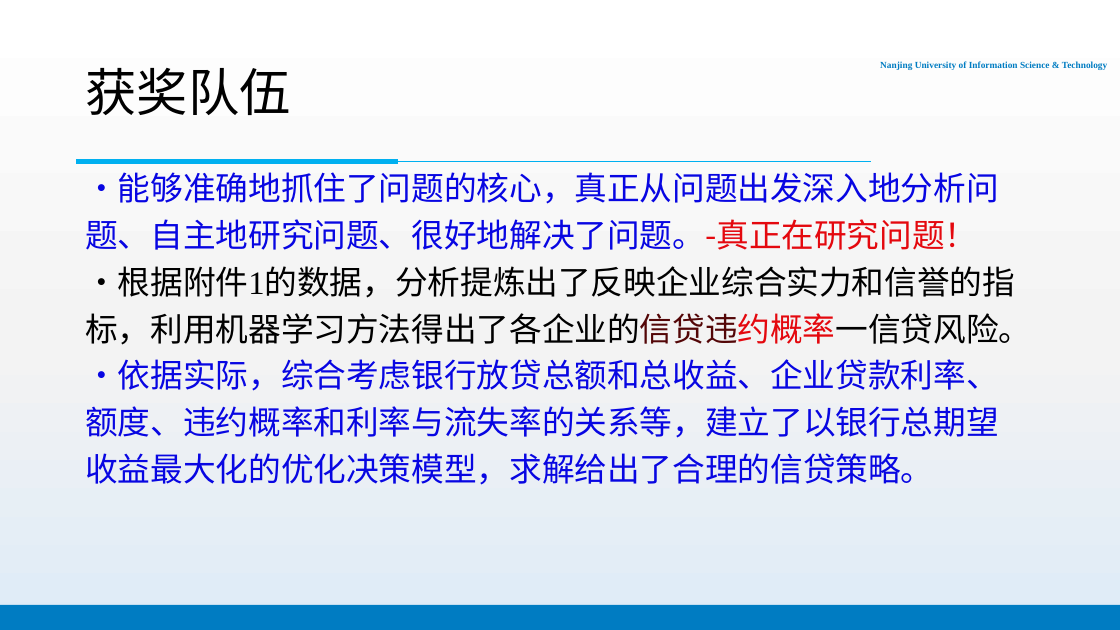
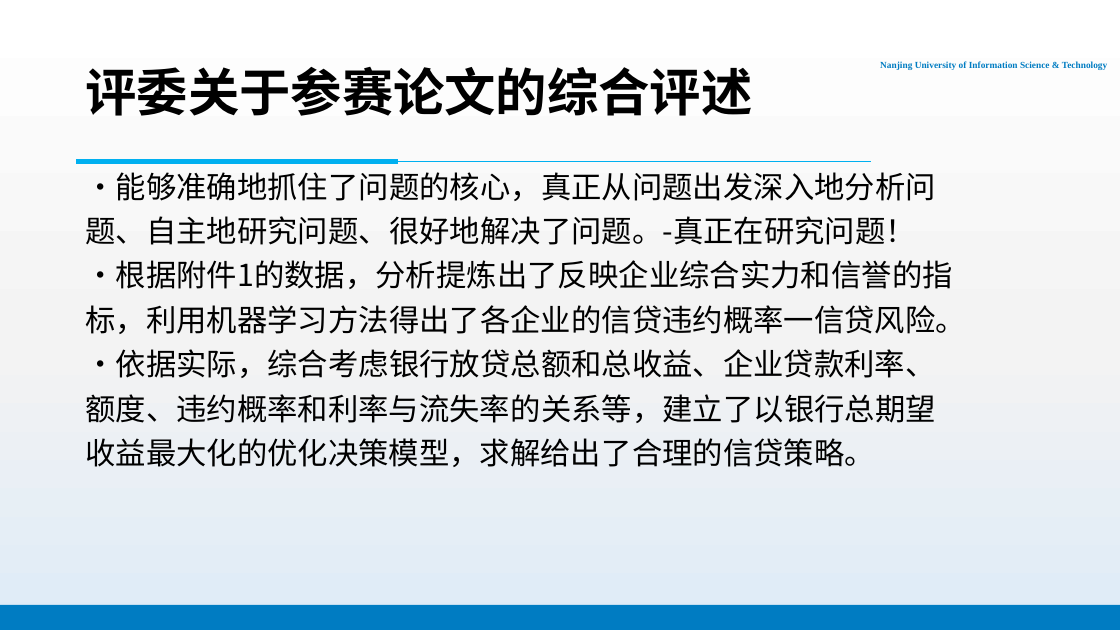
Before and after one commit to PhantomGMC/Week16-Math_model, a slide deck: slide 20 of 数模16周报告.pptx (slide 7 before the commit). Drawn at 1120x630 pixels with LibreOffice and Linux fonts; fonts in the diff are those of the drawing; background and template pictures are left out. Boxes give left, top, right and bottom in pixels: in the first picture for what was removed or moved away, otherwise in the second. Text is boxed around its words. In the diff, an @@ line names an element or a change of style, - is before the commit and + after.

```diff
--- a/数模16周报告.pptx
+++ b/数模16周报告.pptx
@@ title at <box>85,67,752,116</box>: text changed; bold on @@
-获奖队伍
+评委关于参赛论文的综合评述
@@ text "•能够准确地抓住了问题的核心，真正从问题出发深入地分析问" at <box>85,172,965,467</box>: size 28 to 26 pt; font Roboto to Noto Sans CJK SC in "•能够准确地抓住了问题的核心，真正从问题出发深入地分析问", "•根据附件1的数据，分析提炼出了反映企业综合实力和信誉的指", "•依据实际，综合考虑银行放贷总额和总收益、企业贷款利率、"; text colour #0806E2 to #000000 in "•能够准确地抓住了问题的核心，真正从问题出发深入地分析问", "题、自主地研究问题、很好地解决了问题。-真正在研究问题！", "•依据实际，综合考虑银行放贷总额和总收益、企业贷款利率、", "额度、违约概率和利率与流失率的关系等，建立了以银行总期望" and 1 more places; text colour #E4080E to #000000 in "题、自主地研究问题、很好地解决了问题。-真正在研究问题！", "标，利用机器学习方法得出了各企业的信贷违约概率一信贷风险。"; font Times New Roman to Noto Sans CJK SC in "•根据附件1的数据，分析提炼出了反映企业综合实力和信誉的指"; text colour #530607 to #000000 in "标，利用机器学习方法得出了各企业的信贷违约概率一信贷风险。" @@
```
Also in this commit, not shown: 12 other slides changed, 8 slides added, 3 slides removed.
